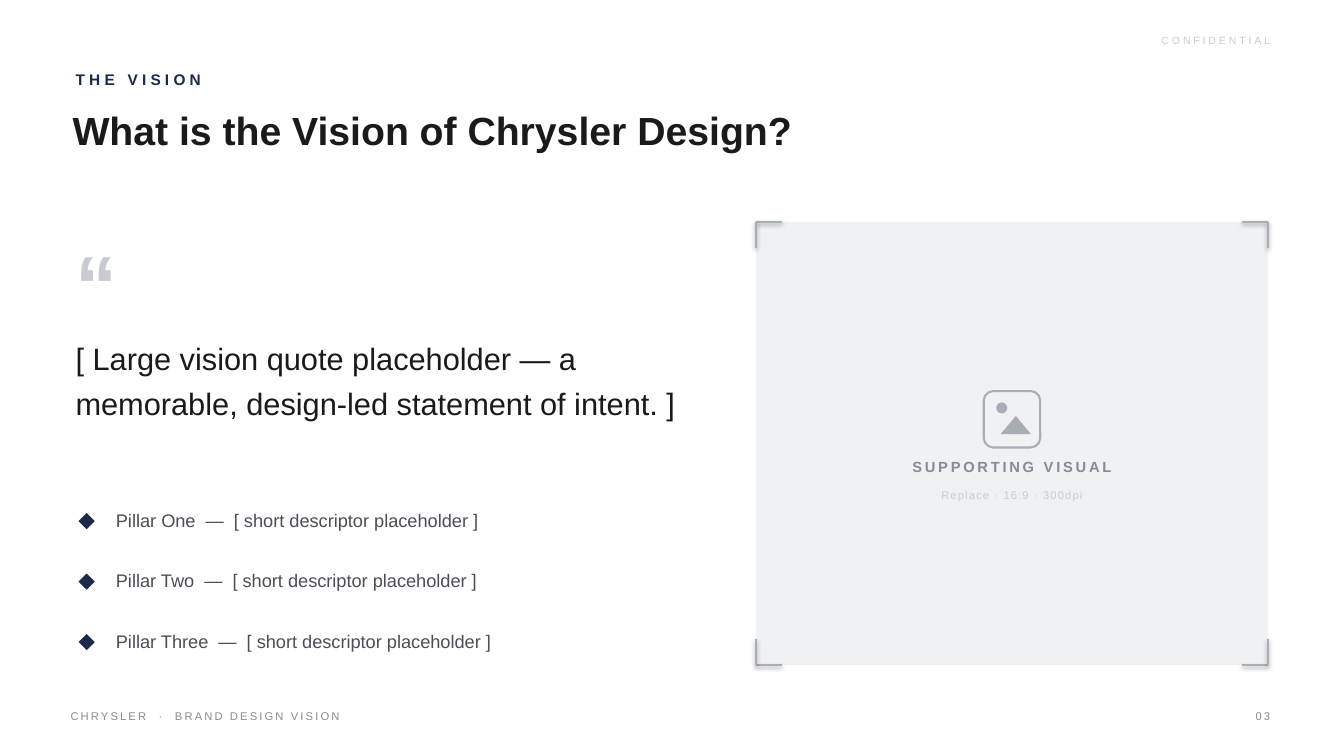
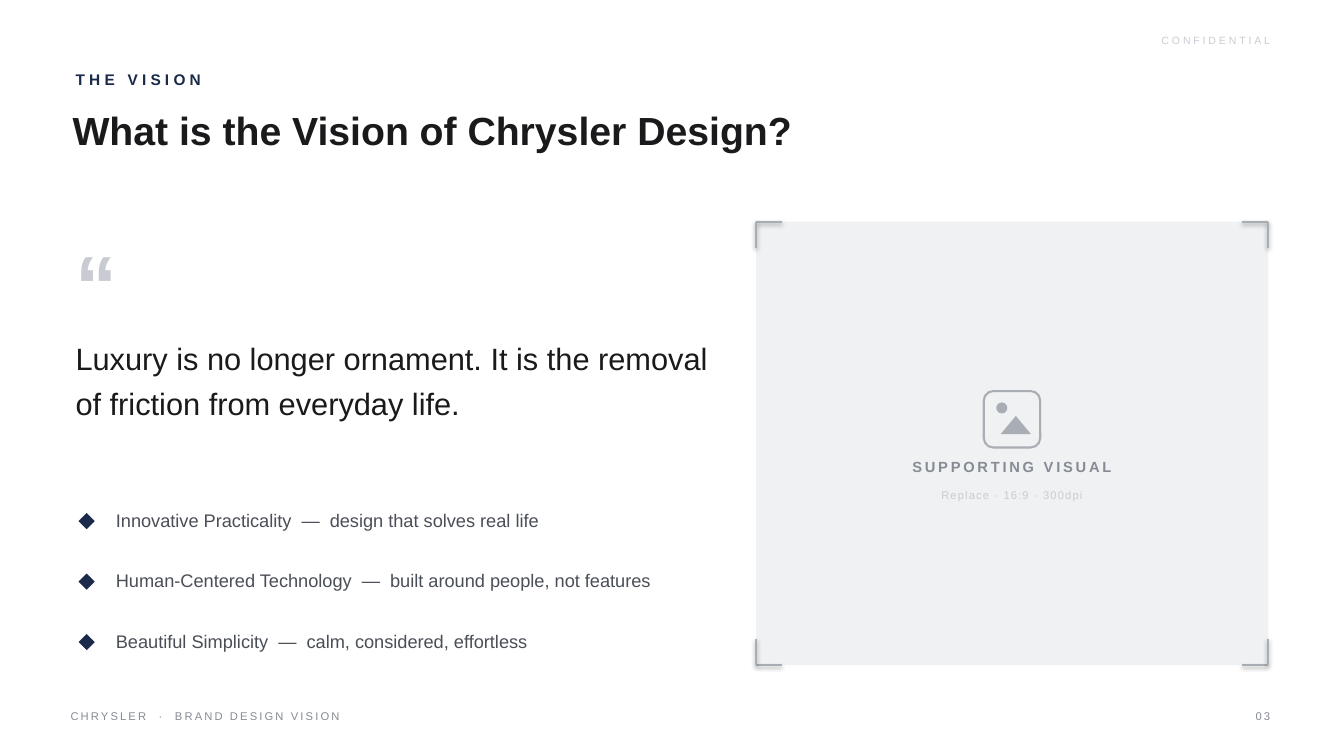
Before and after one commit to LG-Succe55/CLAUDE, a slide deck: slide 3 of Chrysler_Brand_Design_Vision.pptx. Drawn at 1344x756 pixels with LibreOffice and Linux fonts; fonts in the diff are those of the drawing. Boxes give left, top, right and bottom in pixels: in the first picture for what was removed or moved away, otherwise in the second. Text is boxed around its words. In the diff, an @@ line names an element or a change of style, - is before the commit and + after.

```diff
--- a/Chrysler_Brand_Design_Vision.pptx
+++ b/Chrysler_Brand_Design_Vision.pptx
@@ text at bbox=[76, 347, 707, 420]: text changed @@
-[ Large vision quote placeholder — a memorable, design-led statement of intent. ]
+Luxury is no longer ornament. It is the removal of friction from everyday life.
@@ text at bbox=[116, 514, 539, 531]: text changed @@
-Pillar One — [ short descriptor placeholder ]
+Innovative Practicality — design that solves real life
@@ text at bbox=[116, 574, 651, 591]: text changed @@
-Pillar Two — [ short descriptor placeholder ]
+Human-Centered Technology — built around people, not features
@@ text at bbox=[116, 635, 527, 652]: text changed @@
-Pillar Three — [ short descriptor placeholder ]
+Beautiful Simplicity — calm, considered, effortless
```
Also in this commit, not shown: 13 other slides changed, 1 other file.
